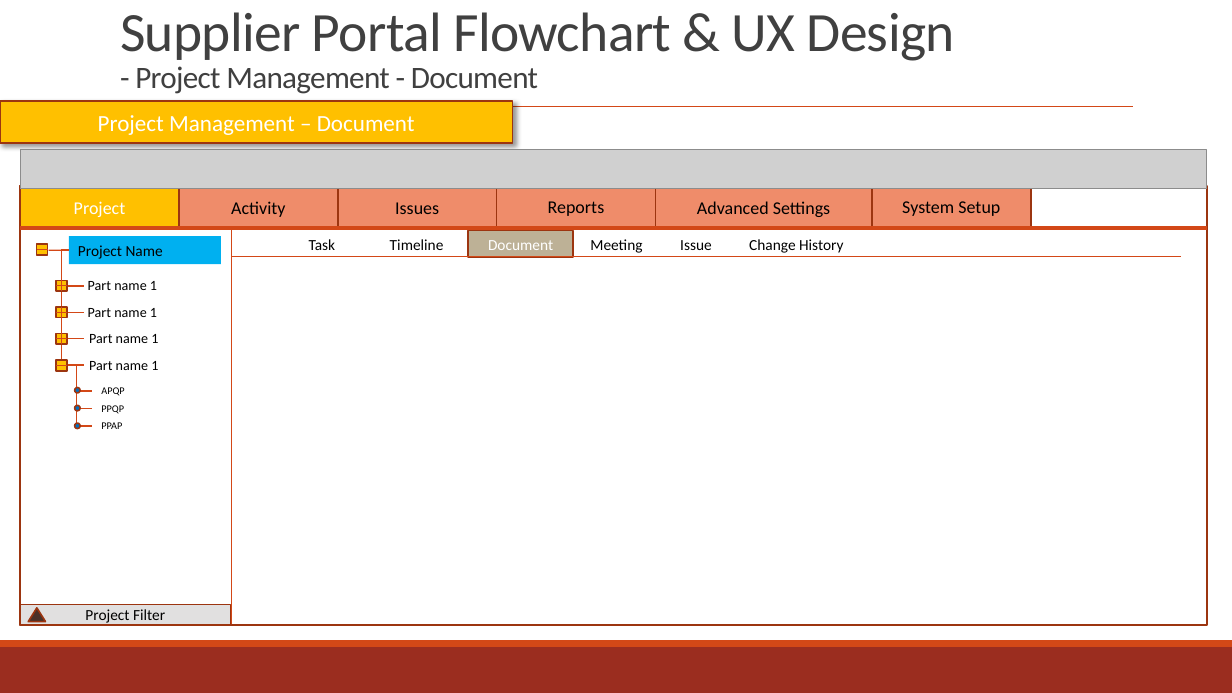
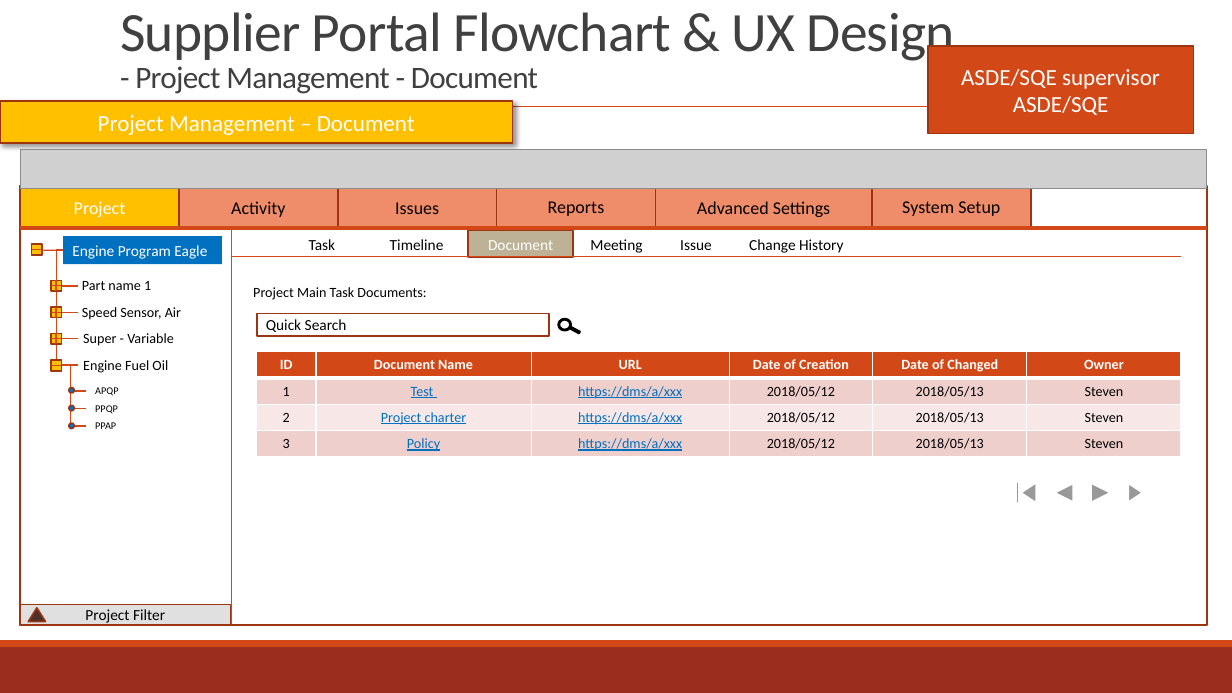
Before and after one commit to zyw9963/YFVE-supplier-portal, a slide deck: slide 136 of projects/YanFeng/02 System Design/User Stories/Flowcharts/Supplier FlowCharts & UX.pptx (slide 137 before the commit). Drawn at 1232x693 pixels with LibreOffice and Linux fonts; fonts in the diff are those of the drawing; grey boxes stand for pictures. Boxes give left, top, right and bottom in pixels: in the first picture for what was removed or moved away, otherwise in the second. Text is boxed around its words. In the diff, an @@ line names an element or a change of style, - is before the commit and + after.

```diff
--- a/projects/YanFeng/02 System Design/User Stories/Flowcharts/Supplier FlowCharts & UX.pptx
+++ b/projects/YanFeng/02 System Design/User Stories/Flowcharts/Supplier FlowCharts & UX.pptx
@@ rectangle added at box(928, 46, 1194, 133), fill #D34817, outline #9C3511 1.25 pt, 18 pt, text #FFFFFF @@
+ASDE/SQE supervisor
+ASDE/SQE
@@ rectangle "Engine Program Eagle": place and size @@
-rectangle "Engine Program Eagle" at box(69, 236, 222, 263)
+rectangle "Engine Program Eagle" at box(63, 236, 222, 263)
@@ rectangle "Engine Program Eagle" at box(63, 236, 222, 263): fill #00B0F0 to #0070C0 @@
@@ text in rectangle at box(72, 245, 207, 259): text changed; text colour #000000 to #FFFFFF @@
-Project Name
+Engine Program Eagle
@@ text added at box(253, 287, 426, 300), 11 pt, text #000000 @@
+Project Main Task Documents:
@@ text at box(82, 307, 181, 320): text changed @@
-Part name 1
+Speed Sensor, Air
@@ rectangle added at box(257, 313, 549, 336), fill #FFFFFF, outline #9C3511 1.25 pt, 12 pt, text #000000 @@
+Quick Search
@@ ellipse added at box(559, 319, 571, 330), fill #FFFFFF, outline #000000 2.25 pt @@
@@ rectangle added at box(565, 325, 580, 334), fill #000000, outline #000000 1.25 pt @@
@@ text added at box(83, 333, 174, 346), 11 pt, text #000000 @@
+Super - Variable
@@ text removed at box(89, 334, 158, 343) @@
-Part name 1
@@ table added at box(256, 352, 1181, 457), 4 rows, 6 columns @@
+ID | Document Name | URL | Date of Creation | Date of Changed | Owner
+1 | Test | https://dms/a/xxx | 2018/05/12 | 2018/05/13 | Steven
+2 | Project charter | https://dms/a/xxx | 2018/05/12 | 2018/05/13 | Steven
+3 | Policy | https://dms/a/xxx | 2018/05/12 | 2018/05/13 | Steven
@@ 13 lines, 5 rectangles, 4 texts, 4 elbow lines, 3 ellipses: place and size @@
-13 lines, 5 rectangles, 4 texts, 4 elbow lines, 3 ellipses at box(37, 244, 157, 429)
+13 lines, 5 rectangles, 4 texts, 4 elbow lines, 3 ellipses at box(31, 244, 151, 429)
@@ text added at box(83, 360, 168, 373), 11 pt, text #000000 @@
+Engine Fuel Oil
@@ text removed at box(89, 361, 158, 370) @@
-Part name 1
@@ group added at box(1012, 474, 1151, 511): 1 action button back previous, 1 action button forward next, 1 action button end, 1 action button beginning @@
```
Also in this commit, not shown: 22 other slides changed, 6 slides added, 3 slides removed, 4 other files.
